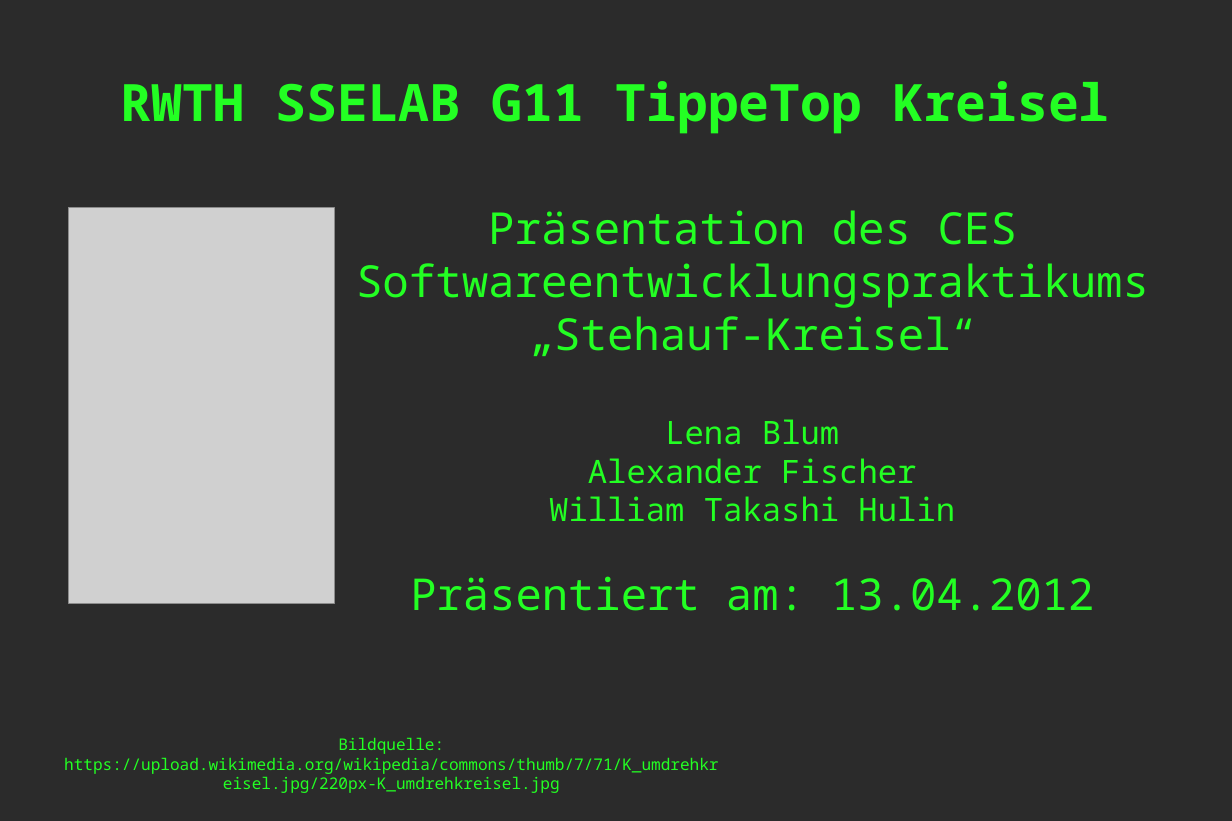
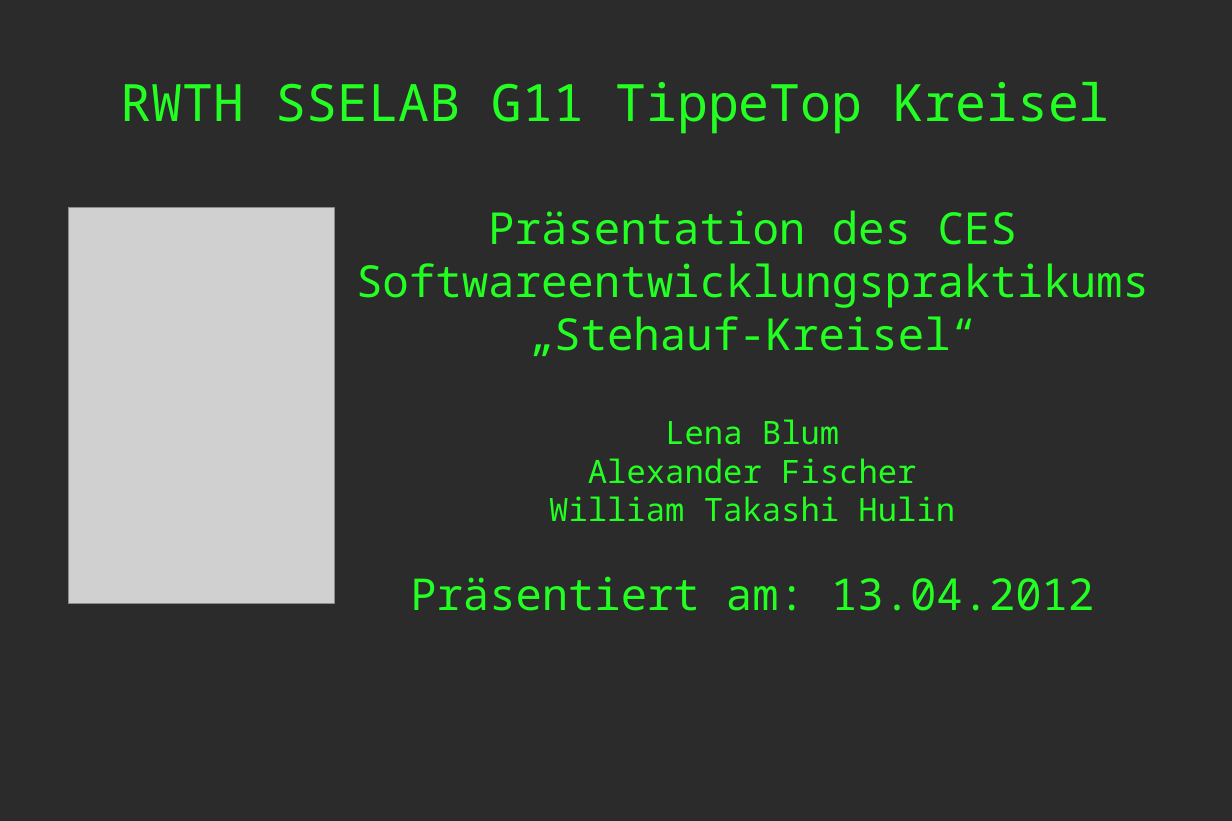
Before and after one commit to masterjava1/rwthsselabws2011g11, a slide deck: slide 1 of branches/doc/sselab_lena_praesentation.odp. Drawn at 1232x821 pixels with LibreOffice and Linux fonts; fonts in the diff are those of the drawing; grey boxes stand for pictures; background and template pictures are left out; a plain dark background stands for a picture behind light text. Boxes give left, top, right and bottom in pixels: in the first picture for what was removed or moved away, otherwise in the second. Text is boxed around its words. In the diff, an @@ line names an element or a change of style, - is before the commit and + after.

```diff
--- a/branches/doc/sselab_lena_praesentation.odp
+++ b/branches/doc/sselab_lena_praesentation.odp
@@ title "RWTH SSELAB G11 TippeTop Kreisel" at bbox=[121, 82, 1110, 134]: bold off @@
@@ text removed at bbox=[64, 737, 718, 793] @@
-Bildquelle: https://upload.wikimedia.org/wikipedia/commons/thumb/7/71/K_umdrehkreisel.jpg/220px-K_umdrehkreisel.jpg
```
Also in this commit, not shown: 2 other slides changed, 17 slides added, 6 slides removed.
